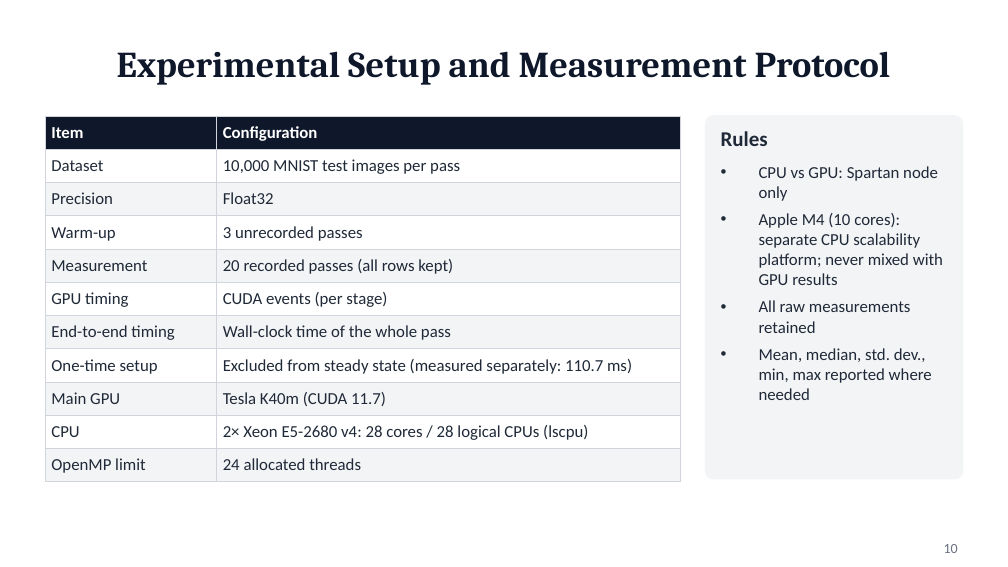
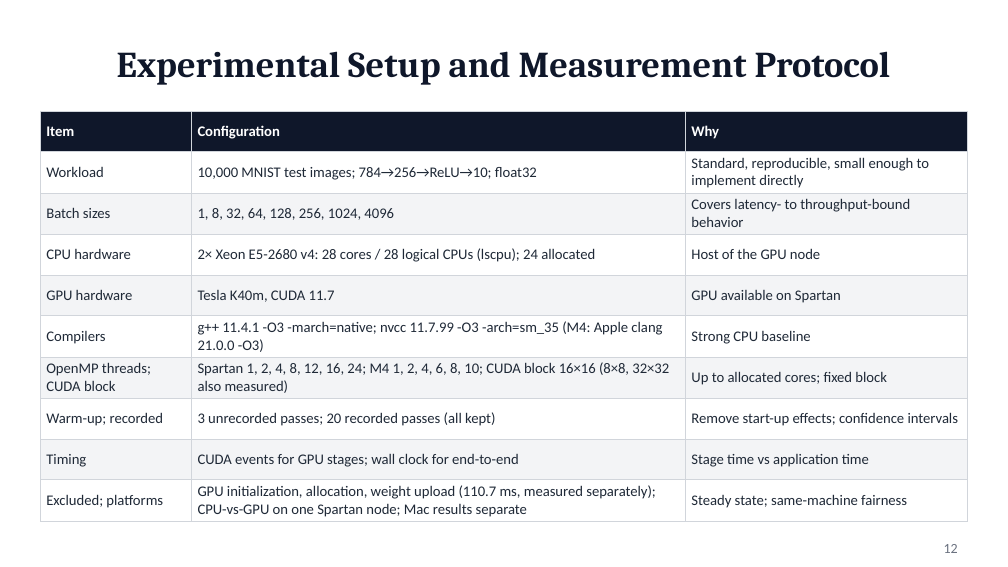
Before and after one commit to SUNNIHITHreddy-INDURU/cs259-hybrid-cpu-gpu-deep-learning, a slide deck: slide 12 of presentation/CS259_Hybrid_CPU_GPU_Induru.pptx (slide 10 before the commit). Drawn at 1008x567 pixels with LibreOffice and Linux fonts; fonts in the diff are those of the drawing. Boxes give left, top, right and bottom in pixels: in the first picture for what was removed or moved away, otherwise in the second. Text is boxed around its words. In the diff, an @@ line names an element or a change of style, - is before the commit and + after.

```diff
--- a/presentation/CS259_Hybrid_CPU_GPU_Induru.pptx
+++ b/presentation/CS259_Hybrid_CPU_GPU_Induru.pptx
@@ table added at [40,111,968,521], 10 rows, 3 columns @@
+Item | Configuration | Why
+Workload | 10,000 MNIST test images; 784→256→ReLU→10; float32 | Standard, reproducible, small enough to implement directly
+Batch sizes | 1, 8, 32, 64, 128, 256, 1024, 4096 | Covers latency- to throughput-bound behavior
+CPU hardware | 2× Xeon E5-2680 v4: 28 cores / 28 logical CPUs (lscpu); 24 allocated | Host of the GPU node
+GPU hardware | Tesla K40m, CUDA 11.7 | GPU available on Spartan
+Compilers | g++ 11.4.1 -O3 -march=native; nvcc 11.7.99 -O3 -arch=sm_35 (M4: Apple clang 21.0.0 -O3) | Strong CPU baseline
+OpenMP threads; CUDA block | Spartan 1, 2, 4, 8, 12, 16, 24; M4 1, 2, 4, 6, 8, 10; CUDA block 16×16 (8×8, 32×32 also measured) | Up to allocated cores; fixed block
+Warm-up; recorded | 3 unrecorded passes; 20 recorded passes (all kept) | Remove start-up effects; confidence intervals
+Timing | CUDA events for GPU stages; wall clock for end-to-end | Stage time vs application time
+Excluded; platforms | GPU initialization, allocation, weight upload (110.7 ms, measured separately); CPU-vs-GPU on one Spartan node; Mac results separate | Steady state; same-machine fairness
@@ table removed at [45,116,680,477], 11 rows, 2 columns @@
-Item | Configuration
-Dataset | 10,000 MNIST test images per pass
-Precision | Float32
-Warm-up | 3 unrecorded passes
-Measurement | 20 recorded passes (all rows kept)
-GPU timing | CUDA events (per stage)
-End-to-end timing | Wall-clock time of the whole pass
-One-time setup | Excluded from steady state (measured separately: 110.7 ms)
-Main GPU | Tesla K40m (CUDA 11.7)
-CPU | 2× Xeon E5-2680 v4: 28 cores / 28 logical CPUs (lscpu)
-OpenMP limit | 24 allocated threads
@@ rounded rectangle removed at [706,116,963,479] @@
@@ text removed at [721,131,768,146] @@
-Rules
@@ text removed at [759,166,943,400] @@
-• CPU vs GPU: Spartan node only
-• Apple M4 (10 cores): separate CPU scalability platform; never mixed with GPU results
-• All raw measurements retained
-• Mean, median, std. dev., min, max reported where needed
@@ page number at [944,544,958,553]: text changed @@
-10
+12
```
Also in this commit, not shown: 11 other slides changed, 5 slides added, 15 slides removed, 7 other files.
